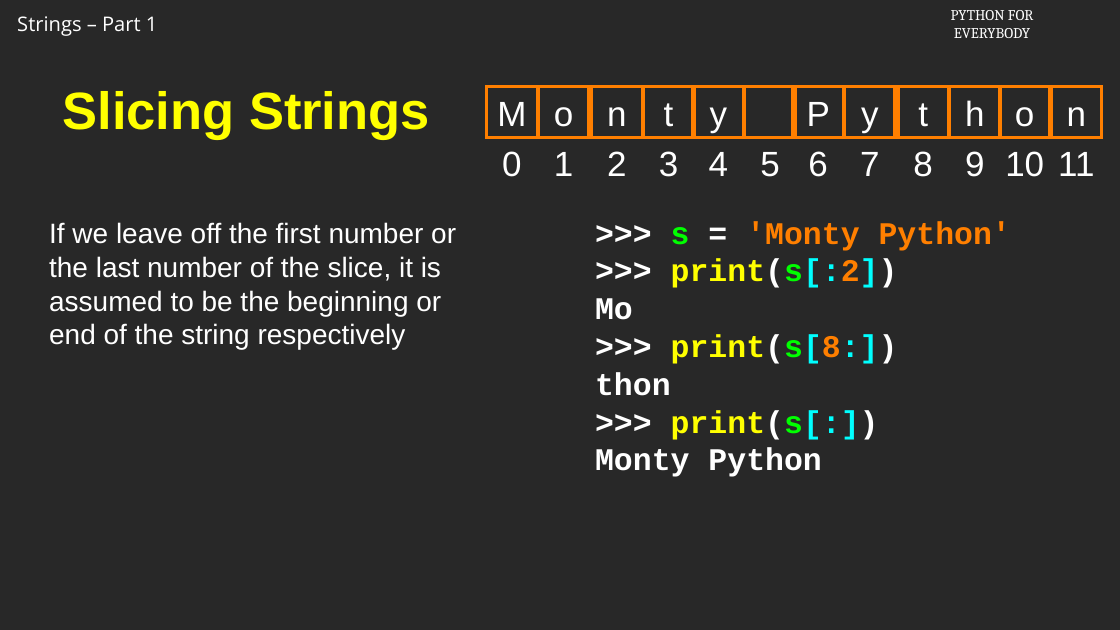
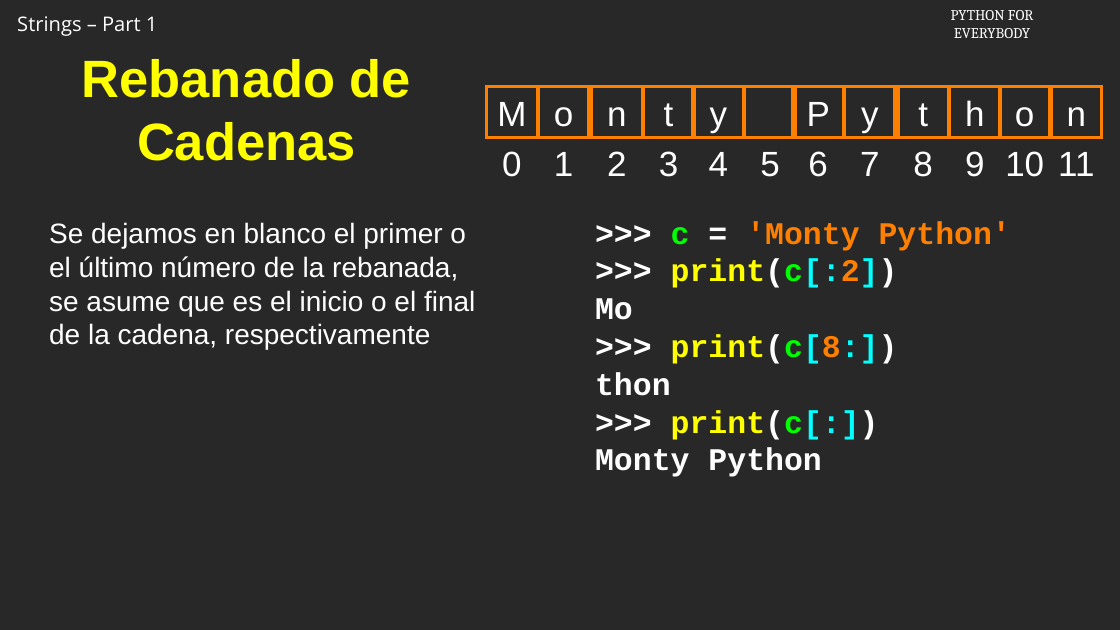
Before and after one commit to csev/py4e, a slide deck: slide 16 of ai/6.1.pptx. Drawn at 1120x630 pixels with LibreOffice and Linux fonts; fonts in the diff are those of the drawing; background and template pictures are left out. Boxes give left, top, right and bottom in pixels: in the first picture for what was removed or moved away, otherwise in the second. Text is boxed around its words. In the diff, an @@ line names an element or a change of style, - is before the commit and + after.

```diff
--- a/ai/6.1.pptx
+++ b/ai/6.1.pptx
@@ title at [82, 59, 411, 161]: text changed @@
-Slicing Strings
+Rebanado de Cadenas
@@ text at [49, 222, 475, 349]: text changed @@
-If we leave off the first number or the last number of the slice, it is assumed to be the beginning or end of the string respectively
+Se dejamos en blanco el primer o el último número de la rebanada, se asume que es el inicio o el final de la cadena, respectivamente
@@ text at [671, 221, 1011, 288]: text changed @@
->>> s = 'Monty Python'
->>> print(s[:2])
+>>> c = 'Monty Python'
+>>> print(c[:2])
@@ text at [671, 334, 898, 364]: text changed @@
->>> print(s[8:])
+>>> print(c[8:])
@@ text at [671, 410, 879, 440]: text changed @@
->>> print(s[:])
+>>> print(c[:])
```
Also in this commit, not shown: 16 other slides changed, 1 slide added, 1 slide removed.
